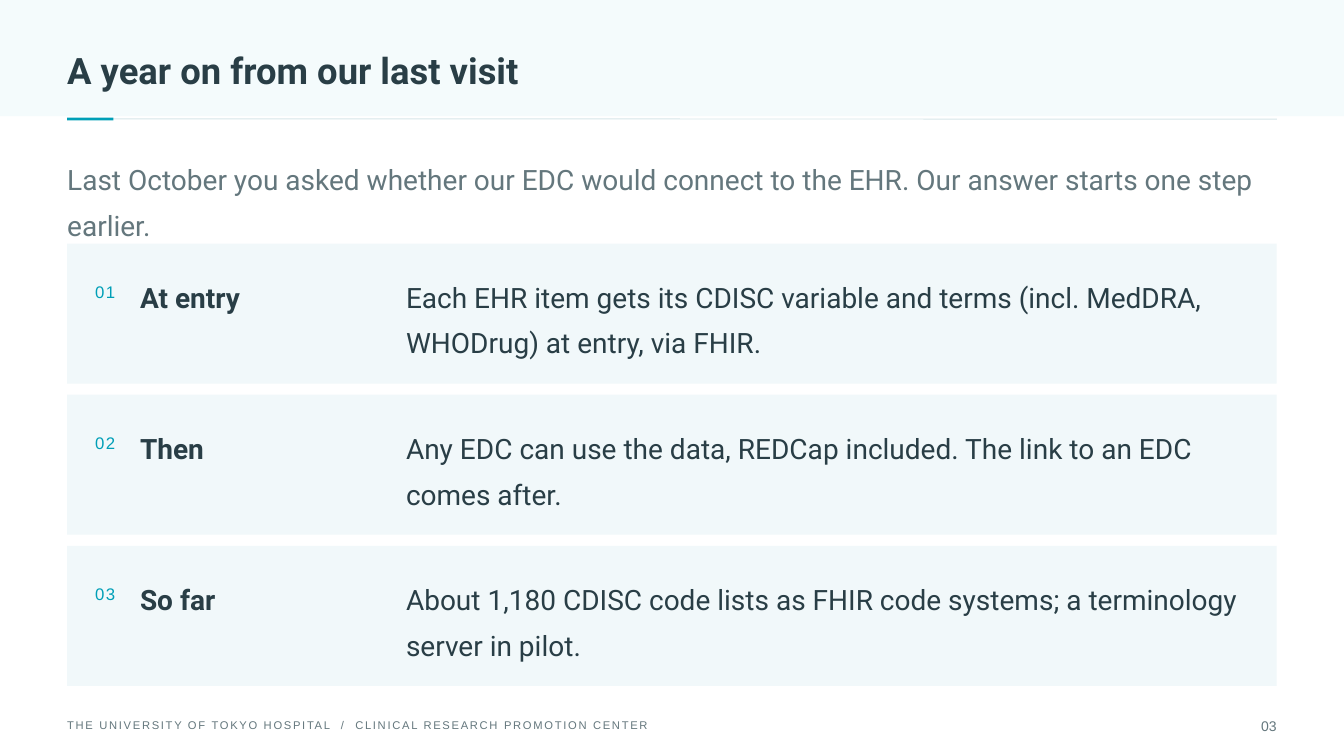
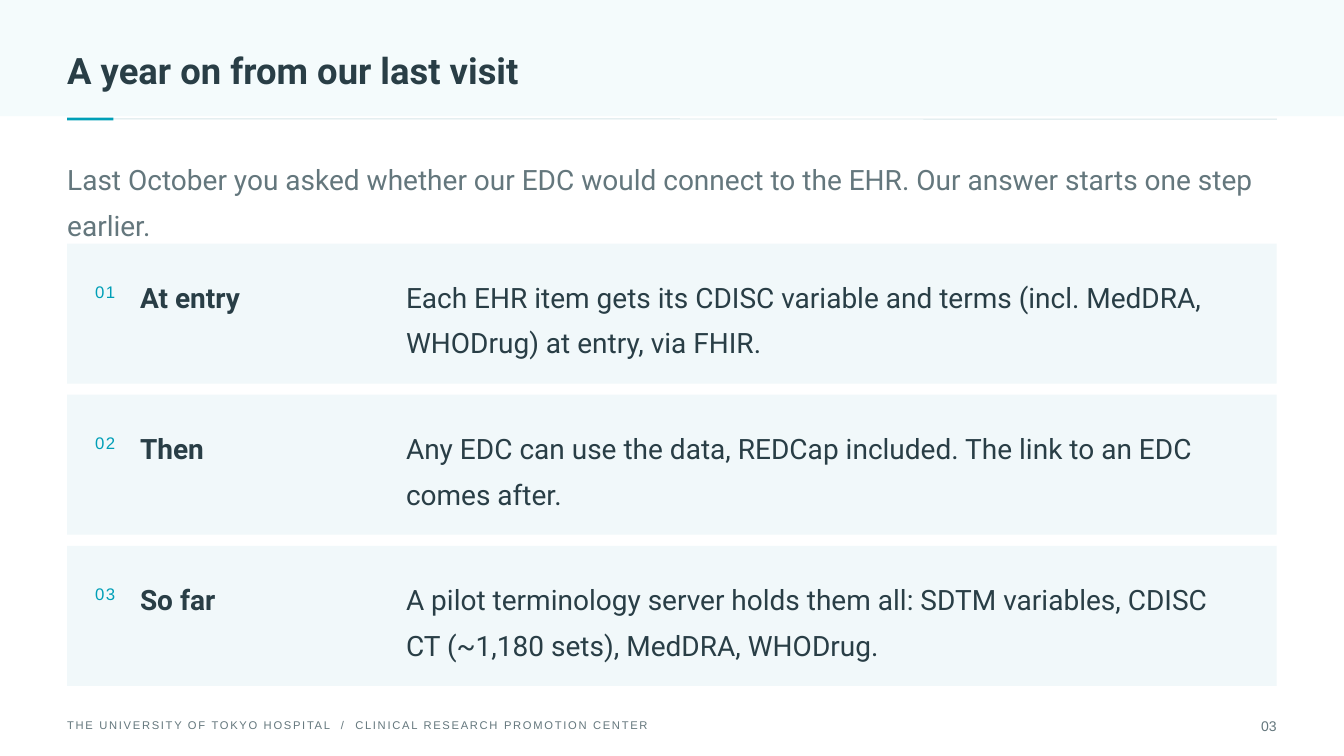
Before and after one commit to utokyo-crpc/slides, a slide deck: slide 3 of 20261008-vanderbilt/deck-16x9.pptx. Drawn at 1344x756 pixels with LibreOffice and Linux fonts; fonts in the diff are those of the drawing. Boxes give left, top, right and bottom in pixels: in the first picture for what was removed or moved away, otherwise in the second. Text is boxed around its words. In the diff, an @@ line names an element or a change of style, - is before the commit and + after.

```diff
--- a/20261008-vanderbilt/deck-16x9.pptx
+++ b/20261008-vanderbilt/deck-16x9.pptx
@@ text at (406, 589, 1207, 662): text changed @@
-About 1,180 CDISC code lists as FHIR code systems; a terminology server in pilot.
+A pilot terminology server holds them all: SDTM variables, CDISC CT (~1,180 sets), MedDRA, WHODrug.
```
Also in this commit, not shown: 4 other slides changed, 1 slide removed, 5 other files.
